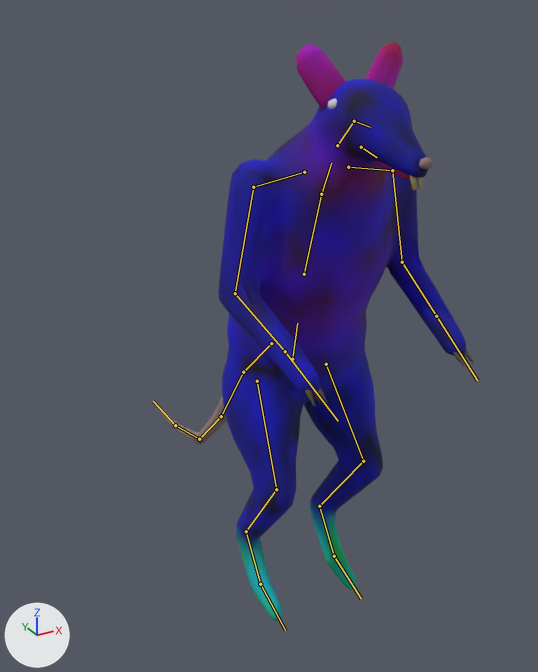
What one commit did to the glTF model assets/beast_ratman.glb.
Camera for both pictures: a 50 mm lens placed at (-0.95, -1.56, 1.6), pointed at (0.04, 0.23, 0.7). Every picture has the same lights, and +X, +Y and +Z are marked at lower left. The picture after the commit comes second. The bones that bend it are drawn over the model as lines.

Objects in the first picture: 'beast_ratman_fur', 'beast_ratman_glow', 'beast_ratman_horn'.
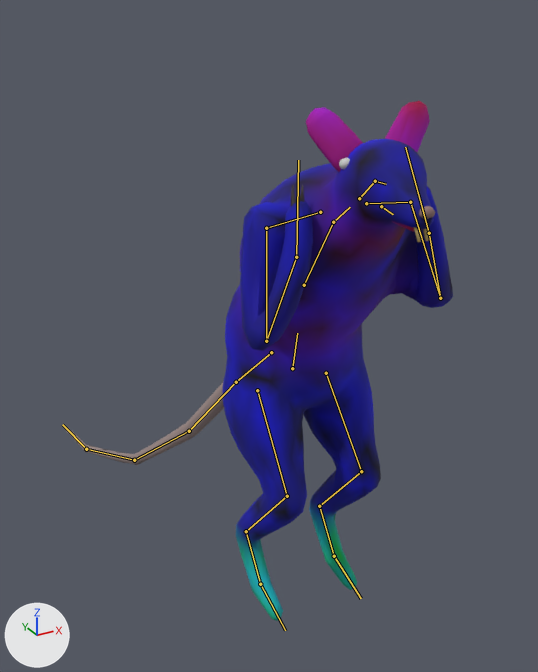
The newer file adds an action. The first version stands in its rest pose; the second is drawn at frame 35 of the action 'sniff'.

What differs and where, as boxes [x1, y1, x2, y2] in the pictures (538 x 672 px):
'beast_ratman_fur', posed (7% narrower, 10% shorter): before [218, 42, 466, 621]; after [222, 101, 453, 621]
'beast_ratman_horn', posed (17% wider): before [154, 157, 473, 444]; after [63, 183, 436, 465]
'beast_ratman_glow', posed (9% wider, 9% taller): before [327, 99, 337, 109]; after [339, 158, 350, 169]
bone 'pelvis', root to tip: before (292, 359) to (297, 323); after (292, 368) to (297, 333)
bone 'spine', root to tip: before (304, 274) to (321, 194); after (304, 285) to (333, 222)
bone 'chest', root to tip: before (321, 194) to (331, 163); after (333, 222) to (350, 207)
bone 'uarm.L', root to tip: before (392, 170) to (402, 262); after (410, 202) to (440, 298)
bone 'farm.L', root to tip: before (402, 262) to (436, 316); after (440, 298) to (429, 233)
bone 'hand.L', root to tip: before (436, 316) to (477, 380); after (429, 233) to (405, 147)
bone 'uarm.R', root to tip: before (253, 187) to (235, 293); after (266, 228) to (266, 341)
bone 'farm.R', root to tip: before (235, 293) to (285, 351); after (266, 341) to (296, 257)
bone 'hand.R', root to tip: before (285, 351) to (338, 421); after (296, 257) to (298, 160)
bone 'neck', root to tip: before (337, 145) to (354, 121); after (359, 198) to (375, 181)
bone 'head', root to tip: before (354, 121) to (370, 127); after (375, 181) to (386, 184)
bone 'tail1', root to tip: before (271, 343) to (243, 372); after (271, 352) to (236, 382)
bone 'tail2', root to tip: before (243, 372) to (221, 416); after (236, 382) to (189, 431)
bone 'tail3', root to tip: before (221, 416) to (199, 439); after (189, 431) to (134, 460)
bone 'tail5', root to tip: before (175, 425) to (153, 401); after (86, 449) to (62, 424)
bone 'thigh.L', root to tip: before (326, 364) to (363, 461); after (326, 373) to (361, 471)
bone 'shin.L', root to tip: before (363, 461) to (319, 506); after (361, 471) to (319, 506)
bone 'thigh.R', root to tip: before (257, 381) to (276, 489); after (257, 390) to (287, 496)
bone 'shin.R', root to tip: before (276, 489) to (246, 531); after (287, 496) to (246, 531)

The change in detail:
Bone 'pelvis' (bone_pelvis) moves from (0.0, 0.0, 0.0) to (0.0, -0.028, 0.005).
Bone 'spine' (bone_spine) turns from (0, 0, 0) to (15, 0, 0) degrees about its own x, y and z.
Bone 'chest' (bone_chest) turns from (0, 0, 0) to (13, 0, 3) degrees about its own x, y and z.
Bone 'uarm.L' (bone_uarm_l) turns from (0, 0, 0) to (-45, -4, 0) degrees about its own x, y and z.
Bone 'farm.L' (bone_farm_l) turns from (0, 0, 0) to (-83, 18, 0) degrees about its own x, y and z.
Bone 'hand.L' (bone_hand_l) turns from (0, 0, 0) to (-25, 0, 0) degrees about its own x, y and z.
Bone 'uarm.R' (bone_uarm_r) turns from (0, 0, 0) to (-45, 4, 0) degrees about its own x, y and z.
Bone 'farm.R' (bone_farm_r) turns from (0, 0, 0) to (-87, -18, 0) degrees about its own x, y and z.
Bone 'hand.R' (bone_hand_r) turns from (0, 0, 0) to (-25, 0, 0) degrees about its own x, y and z.
Bone 'neck' (bone_neck) turns from (0, 0, 0) to (-21, 0, 5) degrees about its own x, y and z.
Bone 'head' (bone_head) turns from (0, 0, 0) to (-18, 0, 8) degrees about its own x, y and z.
Bone 'tail1' (bone_tail1) turns from (0, 0, 0) to (0, 0, 6) degrees about its own x, y and z.
Bone 'tail2' (bone_tail2) turns from (0, 0, 0) to (0, 0, 13) degrees about its own x, y and z.
Bone 'tail3' (bone_tail3) turns from (0, 0, 0) to (0, 0, 12) degrees about its own x, y and z.
Bone 'tail5' (bone_tail5) turns from (0, 0, 0) to (0, 0, -17) degrees about its own x, y and z.
Bone 'thigh.L' (bone_thigh_l) turns from (0, 0, 0) to (-5, 0, 4) degrees about its own x, y and z.
Bone 'shin.L' (bone_shin_l) turns from (0, 0, 0) to (9, -4, -5) degrees about its own x, y and z.
Bone 'hock.L' (bone_hock_l) turns from (0, 0, 0) to (-4, -3, 1) degrees about its own x, y and z.
Bone 'thigh.R' (bone_thigh_r) turns from (0, 0, 0) to (-5, 0, -4) degrees about its own x, y and z.
Bone 'shin.R' (bone_shin_r) turns from (0, 0, 0) to (9, 4, 5) degrees about its own x, y and z.
Bone 'hock.R' (bone_hock_r) turns from (0, 0, 0) to (-4, 3, -1) degrees about its own x, y and z.
